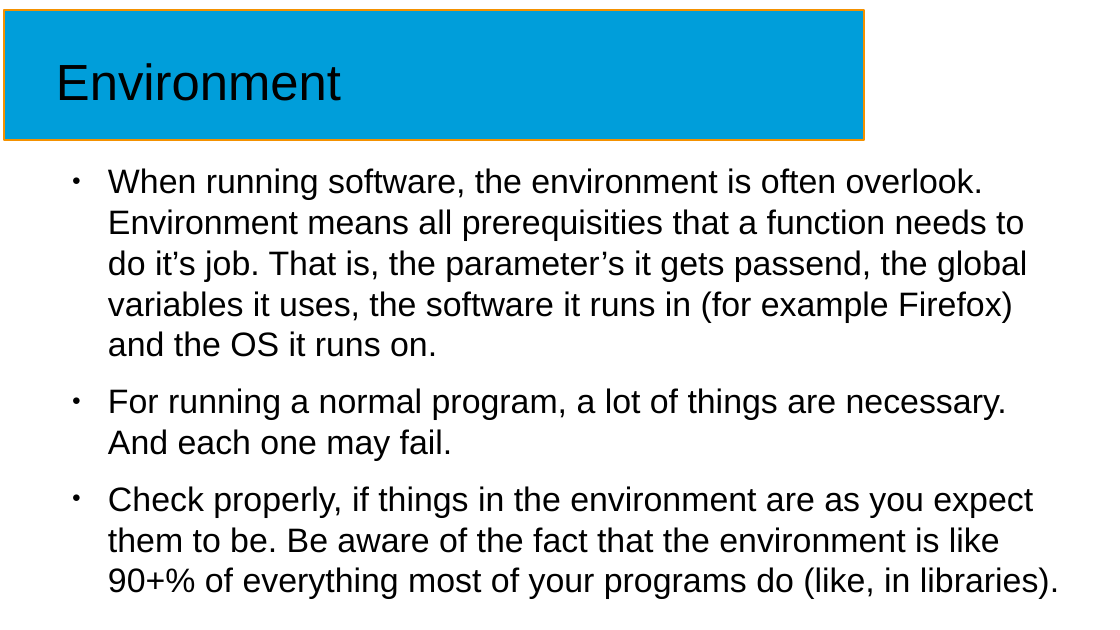
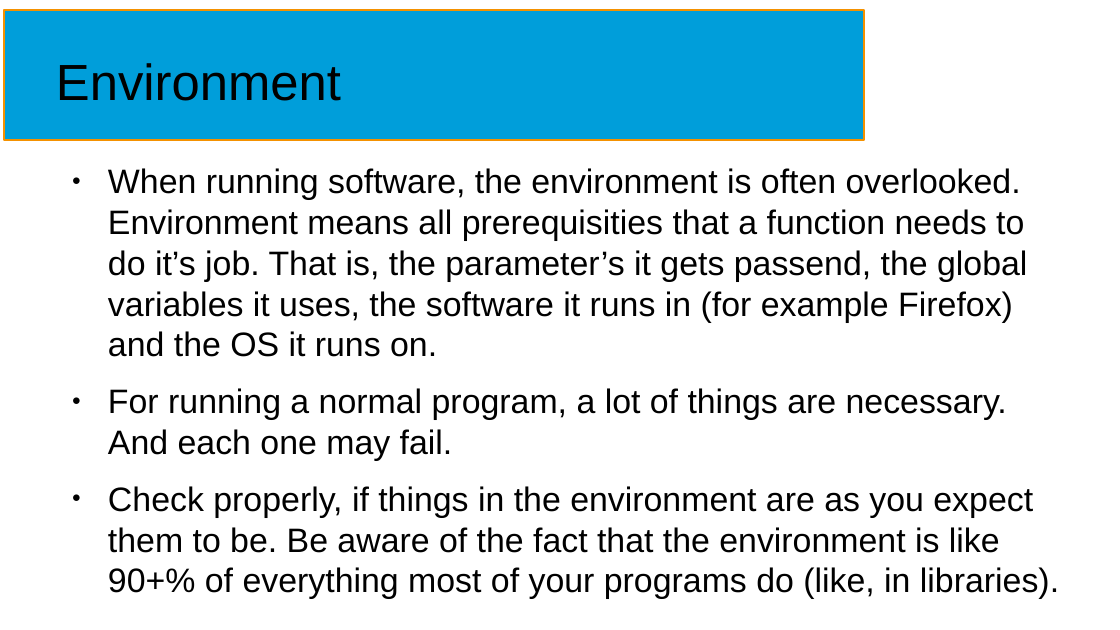
Before and after one commit to NormanTUD/asanAI, a slide deck: slide 26 of manual/asanai.odp (slide 24 before the commit). Drawn at 1120x630 pixels with LibreOffice and Linux fonts; fonts in the diff are those of the drawing. Boxes give left, top, right and bottom in pixels: in the first picture for what was removed or moved away, otherwise in the second. Text is boxed around its words. In the diff, an @@ line names an element or a change of style, - is before the commit and + after.

```diff
--- a/manual/asanai.odp
+++ b/manual/asanai.odp
@@ text at (x1=108, y1=168, x2=1027, y2=357): text changed @@
-● When running software, the environment is often overlook. Environment means all prerequisities that a function needs to do it’s job. That is, the parameter’s it gets passend, the global variables it uses, the software it runs in (for example Firefox) and the OS it runs on.
+● When running software, the environment is often overlooked. Environment means all prerequisities that a function needs to do it’s job. That is, the parameter’s it gets passend, the global variables it uses, the software it runs in (for example Firefox) and the OS it runs on.
```
Also in this commit, not shown: 17 other slides changed, 6 slides added.
